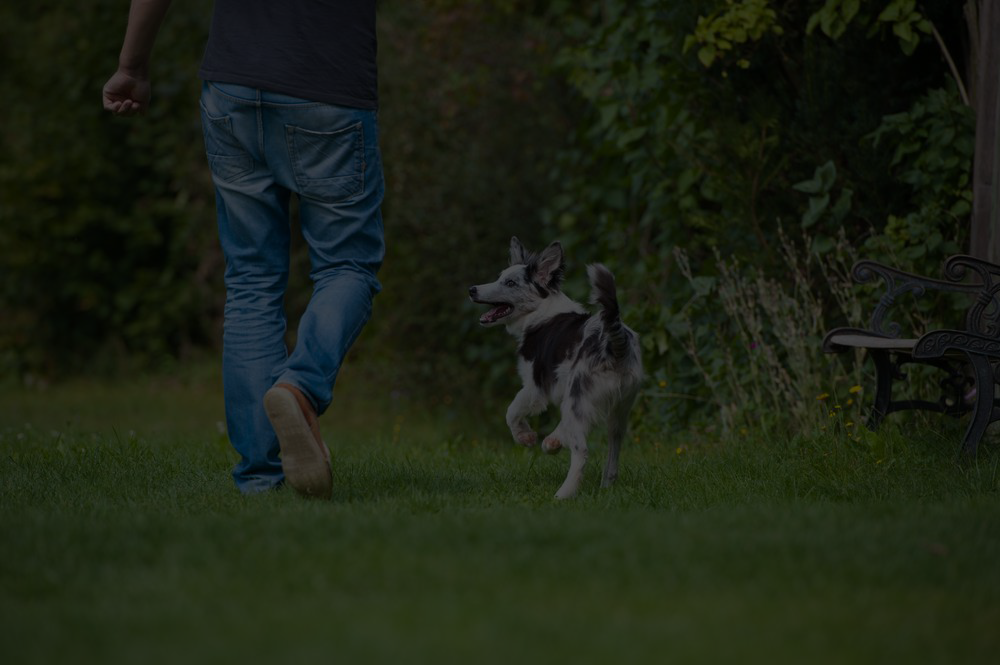
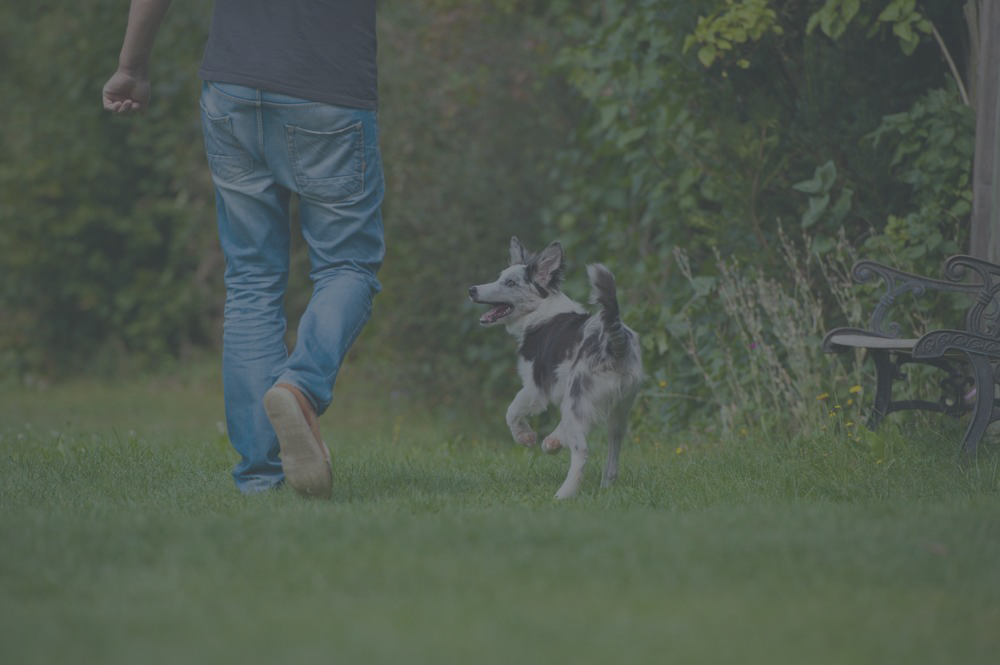
Layered file, before and after one edit (1000×665). Changes by layer:
painted on "Layer 1" over (0, 0, 1000, 665)
